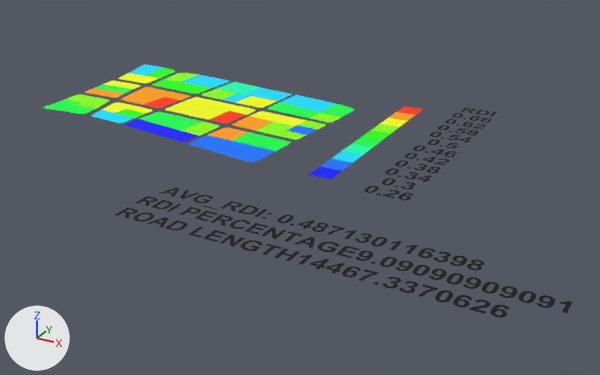
What one commit did to the COLLADA model example_files/dae/example1_rdi.dae.
Both versions are drawn from a 50 mm lens placed at (2756.0, -3752.0, 1508.0), pointed at (880.0, -341.0, -197.0). The lights are fixed; the arrows at lower left show +X, +Y and +Z. Vertices at the same position are counted once.

Objects in the first picture: 'node0'.
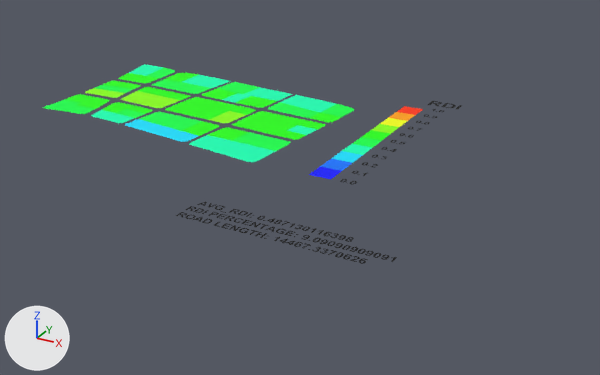
Changed parts and their boxes [x1, y1, x2, y2] in the pictures (600 x 375 px; the box of a moved part takes in the faces that stretch with it):
'node0', recoloured, reshaped (21% narrower, 21% shorter): before [44, 64, 572, 318]; after [44, 64, 462, 264]
part 1 of me_node0, moved or reshaped: before [285, 231, 303, 242]; after [260, 224, 269, 229]
part 2 of me_node0, moved or reshaped: before [263, 244, 282, 255]; after [249, 230, 259, 235]
part 3 of me_node0, deleted (black): before [115, 108, 572, 318]
part 4 of me_node0, built on: before [180, 207, 397, 267]; after [176, 101, 462, 264]
part 5 of me_node0, recoloured (orange to green): [138, 87, 248, 141] in both
part 6 of me_node0, recoloured (blue to green): [189, 135, 276, 162] in both
part 7 of me_node0, recoloured: [147, 68, 175, 78] in both
part 8 of me_node0, recoloured (yellow to green): [103, 81, 153, 114] in both
part 9 of me_node0, recoloured (blue to cyan): [125, 119, 198, 142] in both

The change, as a list of edits to the scene's bpy script:
```text
Change mat_mymaterial1:
    mat_mymaterial1.base_color: (0.255, 1.0, 0.0) -> (0.0143, 1.0, 0.0)  # green #8aff00 -> green #20ff00
Change mat_mymaterial2:
    mat_mymaterial2.base_color: (0.0, 0.739, 1.0) -> (0.0, 1.0, 0.46)  # cyan #00dfff -> green #00ffb5
Change mat_mymaterial3:
    mat_mymaterial3.base_color: (1.0, 0.349, 0.0) -> (0.255, 1.0, 0.0)  # orange #ff9f00 -> green #8aff00
Change mat_mymaterial4:
    mat_mymaterial4.base_color: (0.0, 0.177, 1.0) -> (0.0, 0.739, 1.0)  # blue #0075ff -> cyan #00dfff
Change mat_mymaterial5:
    mat_mymaterial5.base_color: (1.0, 0.0358, 0.0) -> (0.0, 0.00323, 1.0)  # orange #ff3500 -> blue #000bff
Change mat_mymaterial6:
    mat_mymaterial6.base_color: (0.0143, 1.0, 0.0) -> (0.0, 0.177, 1.0)  # green #20ff00 -> blue #0075ff
Change mat_mymaterial7:
    mat_mymaterial7.base_color: (0.908, 1.0, 0.0) -> (0.0, 0.739, 1.0)  # yellow #f4ff00 -> cyan #00dfff
Change mat_mymaterial8:
    mat_mymaterial8.base_color: (0.0, 0.00323, 1.0) -> (0.0, 1.0, 0.46)  # blue #000bff -> green #00ffb5
Change mat_mymaterial9:
    mat_mymaterial9.base_color: (0.0, 1.0, 0.46) -> (0.0, 1.0, 0.0692)  # green #00ffb5 -> green #00ff4a
Change mat_mymaterial10:
    mat_mymaterial10.base_color: (0.0, 0.00323, 1.0) -> (0.0143, 1.0, 0.0)  # blue #000bff -> green #20ff00
Change mat_mymaterial11:
    mat_mymaterial11.base_color: (0.0, 0.177, 1.0) -> (0.255, 1.0, 0.0)  # blue #0075ff -> green #8aff00
Change mat_mymaterial12:
    mat_mymaterial12.base_color: (0.0, 0.739, 1.0) -> (0.908, 1.0, 0.0)  # cyan #00dfff -> yellow #f4ff00
Change mat_mymaterial13:
    mat_mymaterial13.base_color: (0.0, 1.0, 0.46) -> (1.0, 0.349, 0.0)  # green #00ffb5 -> orange #ff9f00
Change mat_mymaterial14:
    mat_mymaterial14.base_color: (0.0, 1.0, 0.0692) -> (1.0, 0.0358, 0.0)  # green #00ff4a -> orange #ff3500
Change mat_mymaterial15:
    mat_mymaterial15.base_color: (0.0143, 1.0, 0.0) -> (0.0, 0.0, 0.0)  # green #20ff00 -> black #000000
Change me_node0:
    remove me_node0.from_pydata(...)  # 9549 vertices, 9249 faces; spans x -839.0..2389.0, y -1362.0..734.0, z 0.0
    add me_node0.from_pydata(...)  # 8154 vertices, 7850 faces; spans x -839.0..1736.0, y -1245.0..762.0, z 0.0
    me_node0 part 1: the loose piece of 11 vertices spanning x 1270.0..1336.0, y -1226.0..-1142.0, z 0.0 is scaled about its middle by (0.5, 0.5, 1), then moved by (-145.0, 28.0, 0.0), in mat_mymaterial15 (black #000000)
    me_node0 part 2: the loose piece of 11 vertices spanning x 1250.0..1317.0, y -1361.0..-1277.0, z 0.0 is scaled about its middle by (0.5, 0.5, 1), then moved by (-135.0, 95.0, 0.0), in mat_mymaterial15 (black #000000)
    me_node0 part 3: 105 loose pieces with 8419 vertices, spanning x 553.0..2389.0, y -1362.0..734.0, z 0.0, are deleted
    me_node0 part 4: 13 vertices moved within x 987.0..1628.0, y -1227.0..-1075.0, z 0.0; 824 vertices removed from x 787.0..1750.0, y -1227.0..-1007.0, z 0.0; 7848 vertices added at x 783.0..1736.0, y -1245.0..762.0, z 0.0
    me_node0 part 5: 2 faces spanning x -498.0..507.0, y -376.0..178.0, z 0.0 switch from mat_mymaterial3 (orange #ff9f00) to mat_mymaterial1 (green #20ff00)
    me_node0 part 6: 1 face spanning x 326.0..774.0, y -586.0..-366.0, z 0.0 switches from mat_mymaterial4 (blue #0075ff) to mat_mymaterial2 (green #00ffb5)
    me_node0 part 7: 1 face spanning x -669.0..-536.0, y 365.0..586.0, z 0.0 switches from mat_mymaterial6 (green #20ff00) to mat_mymaterial0 (green #00ff4a)
    me_node0 part 8: 2 faces spanning x -772.0..-163.0, y -245.0..184.0, z 0.0 switch from mat_mymaterial7 (yellow #f4ff00) to mat_mymaterial1 (green #20ff00)
    me_node0 part 9: 1 face spanning x -153.0..309.0, y -515.0..-335.0, z 0.0 switches from mat_mymaterial8 (blue #000bff) to mat_mymaterial4 (cyan #00dfff)
    remove me_node0.materials.append(mat_mymaterial16)  # green #8aff00
    remove me_node0.materials.append(mat_mymaterial17)  # yellow #f4ff00
    remove me_node0.materials.append(mat_mymaterial18)  # orange #ff9f00
    remove me_node0.materials.append(mat_mymaterial19)  # orange #ff3500
    remove me_node0.materials.append(mat_mymaterial20)  # black #000000
```
